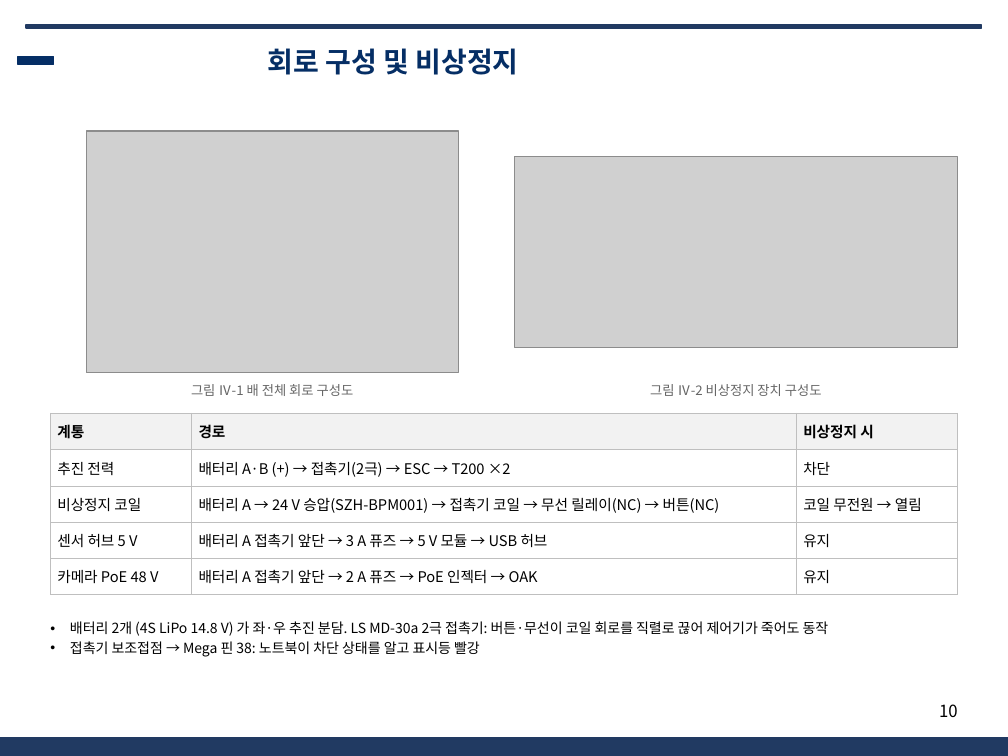
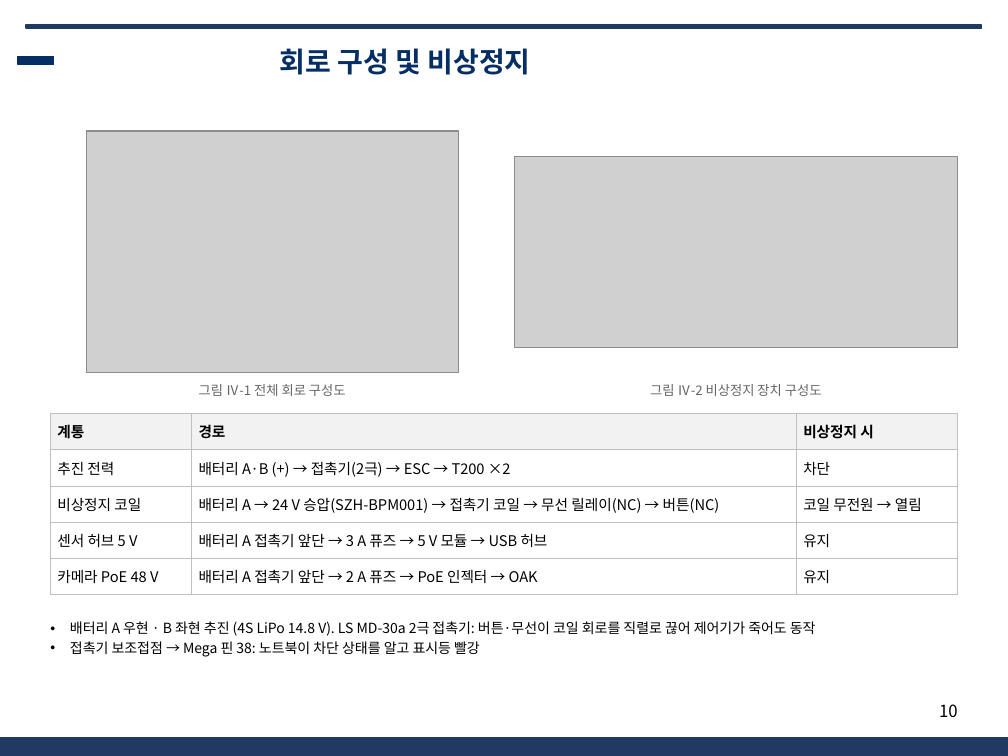
Before and after one commit to unmatsutake377-rgb/ros2_ws, a slide deck: slide 10 of docs/전달용/보고서_분담/발표자료_SSF_A.pptx. Drawn at 1008x756 pixels with LibreOffice and Linux fonts; fonts in the diff are those of the drawing; grey boxes stand for pictures; background and template pictures are left out. Boxes give left, top, right and bottom in pixels: in the first picture for what was removed or moved away, otherwise in the second. Text is boxed around its words. In the diff, an @@ line names an element or a change of style, - is before the commit and + after.

```diff
--- a/docs/전달용/보고서_분담/발표자료_SSF_A.pptx
+++ b/docs/전달용/보고서_분담/발표자료_SSF_A.pptx
@@ title "회로 구성 및 비상정지": place and size @@
-title "회로 구성 및 비상정지" at [267,48,518,75]
+title "회로 구성 및 비상정지" at [280,48,531,75]
@@ text at [199,384,346,396]: text changed @@
-그림 Ⅳ-1 배 전체 회로 구성도
+그림 Ⅳ-1 전체 회로 구성도
@@ text at [70,621,816,636]: text changed @@
-• 배터리 2개 (4S LiPo 14.8 V) 가 좌·우 추진 분담. LS MD-30a 2극 접촉기: 버튼·무선이 코일 회로를 직렬로 끊어 제어기가 죽어도 동작
+• 배터리 A 우현 · B 좌현 추진 (4S LiPo 14.8 V). LS MD-30a 2극 접촉기: 버튼·무선이 코일 회로를 직렬로 끊어 제어기가 죽어도 동작
```
Also in this commit, not shown: 10 other slides changed, 6 other files.
